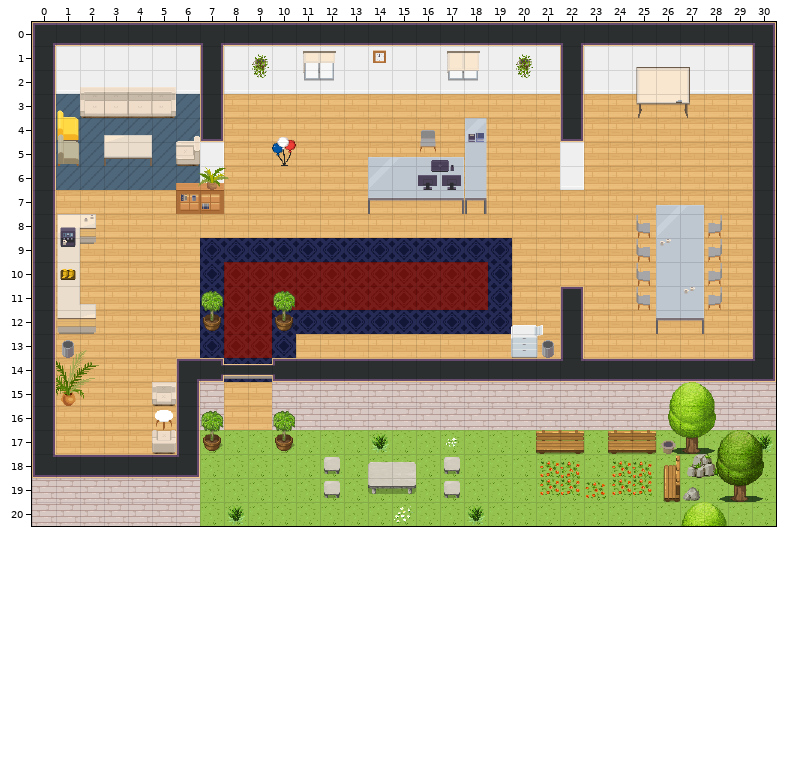
An edit to a level. Tiled map (JSON), office.tmj. The first picture shows the starting point.
Cells are 32x32 px. Shown: x 0..30, y 0..20.
After the commit:
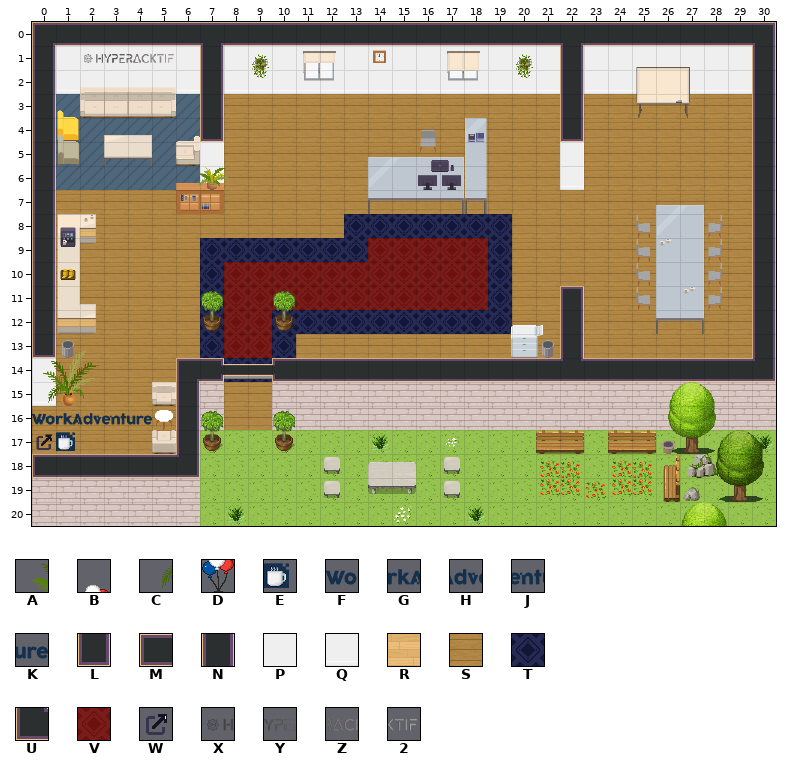
Key: from "WA_Decoration": A 72, B 82, C 84, D 94; from "WA_Logo_Long": E 0, F 1, G 2, H 3, J 4, K 5; from "WA_Room_Builder": L 56, M 58, N 102, P 203, Q 228, R 350, S 356, T 362, U 368, V 387; from "WA_User_Interface": W 68, X 80, Y 81, Z 82, 2 83.
_ is an empty cell.
Log entry: UPD open to WorkAdventure MAP + logo
Change:
Layer "floor/floor1":
Tile R gives way to one hidden under a higher layer in row 8 at x 13 to 19.
There is now tile S in rows 16 to 17 at x 0.
The edit turns tile R into tile S in rows 3 to 5 at x 8 to 21 and 23 to 29; in row 6 at x 8 to 13, 18 to 21 and 23 to 29; in row 7 at x 1 to 5 and 8 to 29; in row 8 at x 1 to 12, 20 to 25 and 28 to 29; in rows 9 to 10 at x 1 to 6, 20 to 25 and 28 to 29; in row 11 at x 1 to 6, 20 to 21, 23 to 25 and 28 to 29.
The edit turns tile R into tile S in row 12 at x 1 to 6, 20 to 21 and 23 to 29; in row 13 at x 1 to 6, 11 to 19, 21 and 23 to 29; in row 14 at x 1 to 5; in row 15 at x 1 to 4 and 8 to 9; in row 16 at x 1 to 5 and 8 to 9; in row 17 at x 1 to 5.
Layer "floor/floor2":
There is now tile E in row 17 at x 1.
There is now tile F in row 16 at x 0.
There is now tile G in row 16 at x 1.
There is now tile H in row 16 at x 2.
There is now tile J in row 16 at x 3.
There is now tile K in row 16 at x 4.
There is now tile T in row 8 at x 13 to 19.
The edit turns tile T into tile V in row 9 at x 14 to 18.
There is now tile W in row 17 at x 0.
Layer "walls/walls1":
The edit turns tile N into tile L in row 13 at x 0.
The edit turns tile U into tile M in row 18 at x 0.
The edit turns tile N into tile P in row 14 at x 0.
The edit turns tile N into tile Q in row 15 at x 0.
The author cleared tile N in rows 16 to 17 at x 0.
Layer "walls/walls2":
There is now tile 2 in row 1 at x 5.
There is now tile X in row 1 at x 2.
There is now tile Y in row 1 at x 3.
There is now tile Z in row 1 at x 4.
Layer "above/above1":
There is now tile A in row 14 at x 0.
There is now tile C in row 15 at x 0.
The author cleared tile B in row 4 at x 10.
The author cleared tile D in row 5 at x 10.
Changed places in both pictures, as pixel boxes (x1, y1, x2, y2):
added: (84, 54, 174, 63)
changed: (32, 94, 752, 457)
